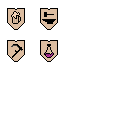
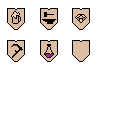
Layered file, before and after one edit (128x128). Changes by layer:
painted on "Background" over [72, 8, 90, 62]
